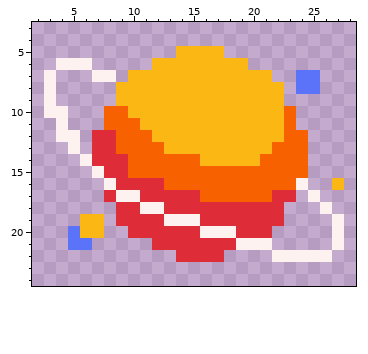
One commit to this pixel-art sprite: packages/nouns-img-permutator/assets/layer-3/head-saturn.png. Above: the version before the commit.
The file is 32x32 pixels. Shown: x 2..28, y 3..24.
New version:
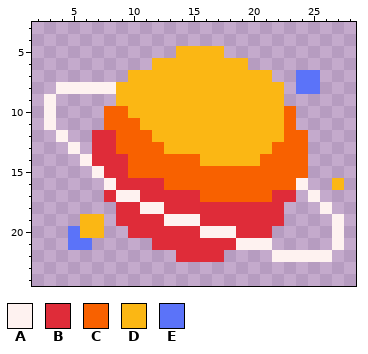
Palette (. is transparent): A #fef2f0  B #df2c39  C #f86100  D #fbb714  E #5b73f9
Diff:
Colour A is added in row 8 at x 4 to 8; in row 11 at x 3.
The author cleared colour A in row 6 at x 4 to 6; in row 7 at x 3 and 7 to 8; in row 8 at x 3; in rows 10 to 11 at x 4; in row 12 at x 5.
